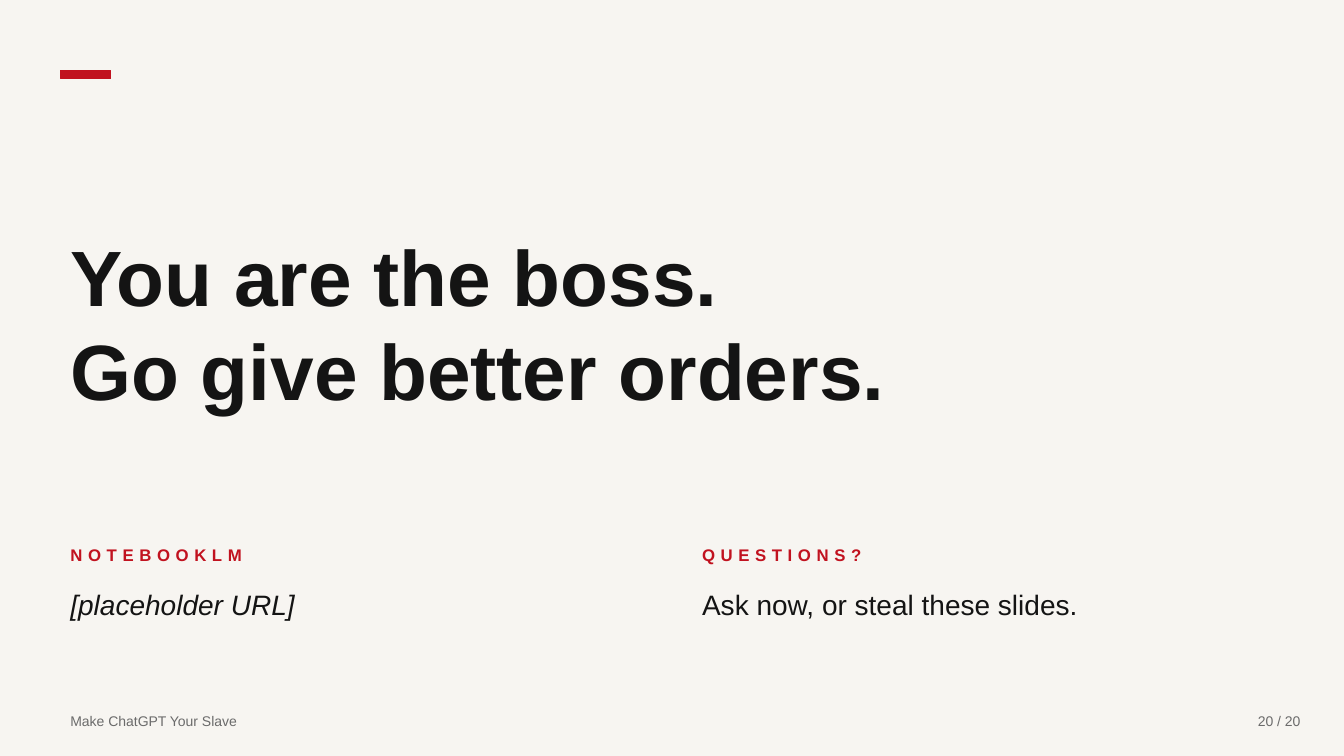
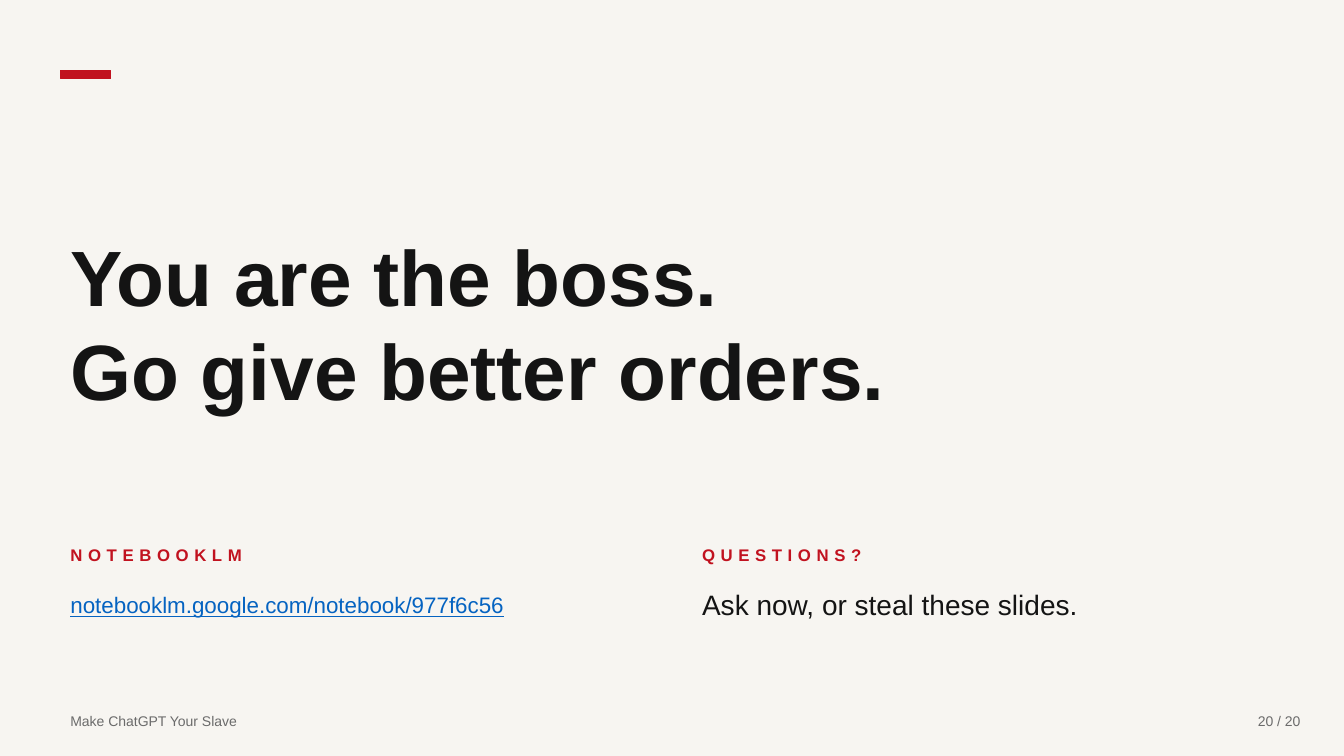
Before and after one commit to simonsangla/trainings, a slide deck: slide 20 of training/make-chatgpt-your-slave/slides/slides.pptx. Drawn at 1344x756 pixels with LibreOffice and Linux fonts; fonts in the diff are those of the drawing. Boxes give left, top, right and bottom in pixels: in the first picture for what was removed or moved away, otherwise in the second. Text is boxed around its words. In the diff, an @@ line names an element or a change of style, - is before the commit and + after.

```diff
--- a/training/make-chatgpt-your-slave/slides/slides.pptx
+++ b/training/make-chatgpt-your-slave/slides/slides.pptx
@@ text at <box>70,596,503,618</box>: text changed; size 20 to 16 pt; text colour #141414 to #0563C1; italic off @@
-[placeholder URL]
+notebooklm.google.com/notebook/977f6c56
```
Also in this commit, not shown: 3 other files.
